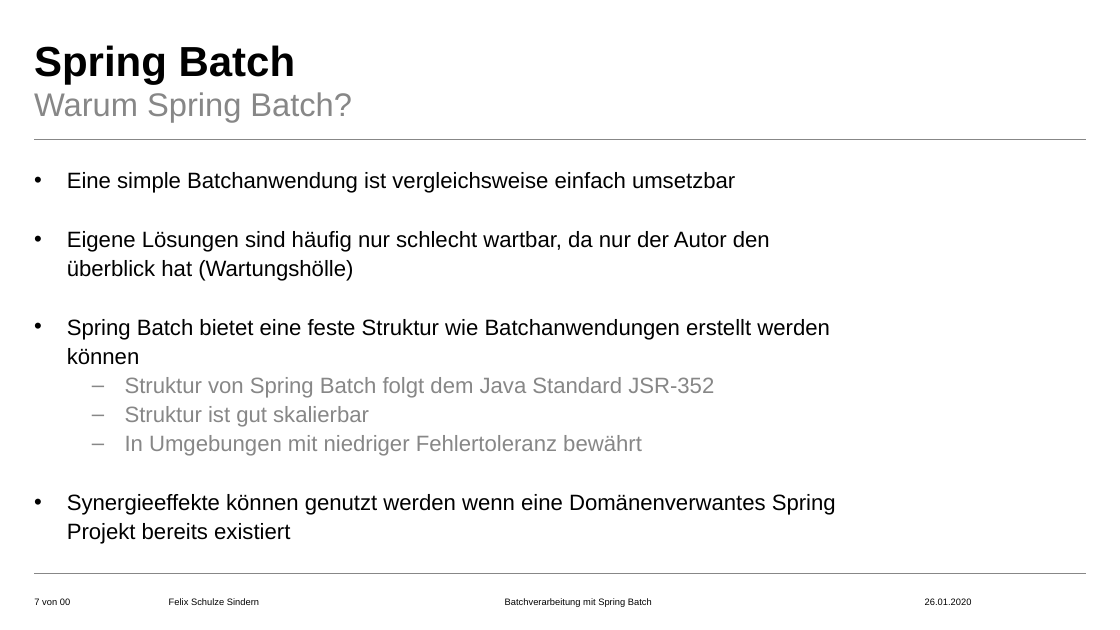
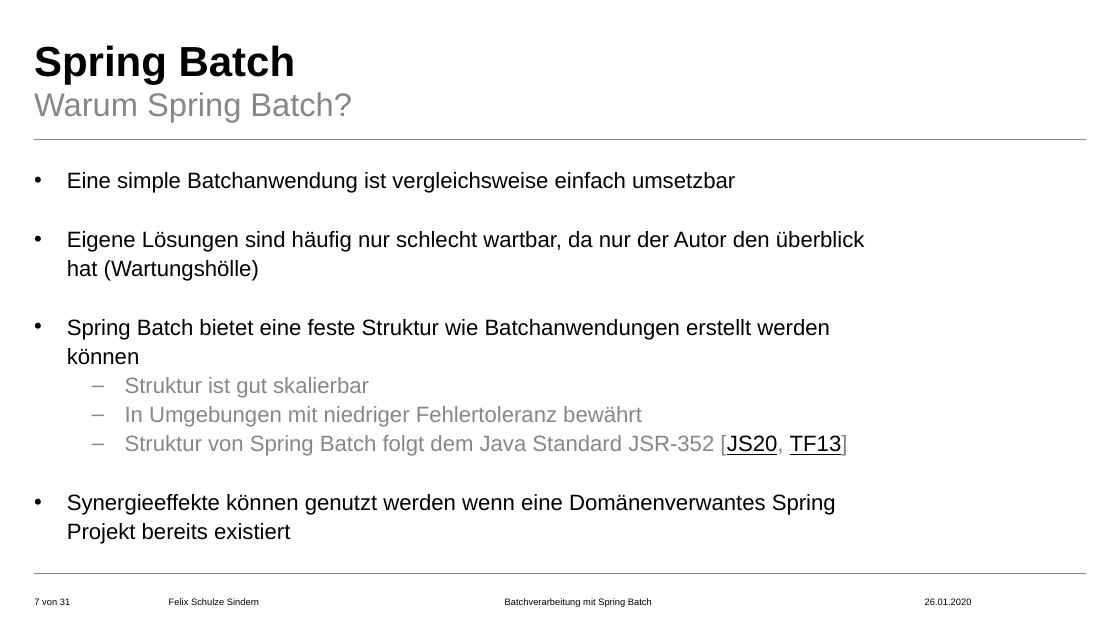
Before and after one commit to FelixSchuSi/spring_batch, a slide deck: slide 7 of spring_batch.pptx. Drawn at 1120x630 pixels with LibreOffice and Linux fonts; fonts in the diff are those of the drawing; background and template pictures are left out. Boxes give left, top, right and bottom in pixels: in the first picture for what was removed or moved away, otherwise in the second. Text is boxed around its words. In the diff, an @@ line names an element or a change of style, - is before the commit and + after.

```diff
--- a/spring_batch.pptx
+++ b/spring_batch.pptx
@@ text at [125, 377, 714, 398]: paragraph removed @@
-  – Struktur von Spring Batch folgt dem Java Standard JSR-352
@@ text at [125, 435, 848, 456]: paragraph added @@
+  – Struktur von Spring Batch folgt dem Java Standard JSR-352 [JS20, TF13]
@@ page number at [34, 598, 70, 605]: text changed @@
-7 von 00
+7 von 31
```
Also in this commit, not shown: 17 other slides changed, 14 slides added, 1 slide removed, 1 other file.
